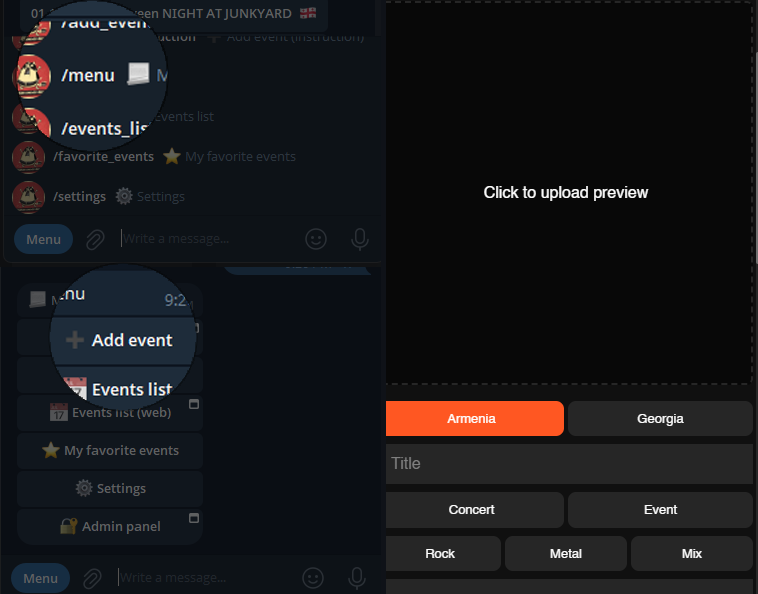
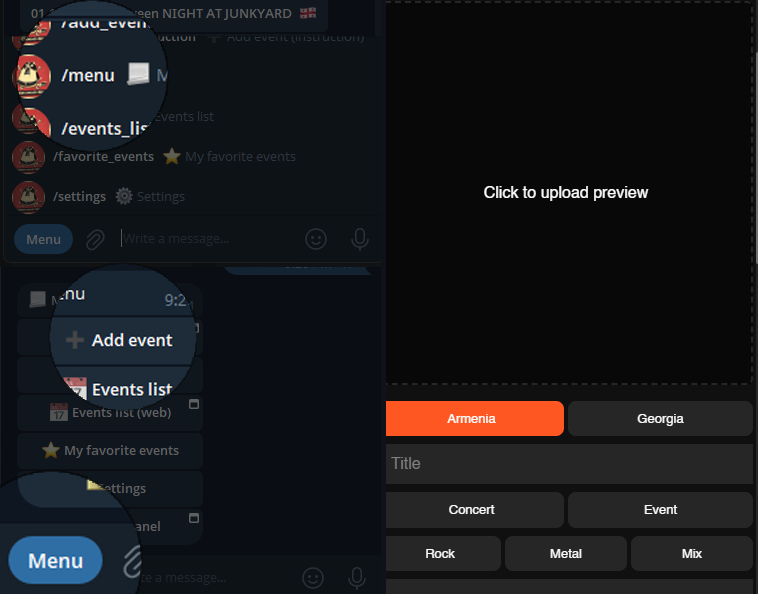
The second 758px x 594px image is a revision of the first. Changes to its layers:
added layer "Layer 8" above "Ellipse 1" over [0, 471, 142, 594]
